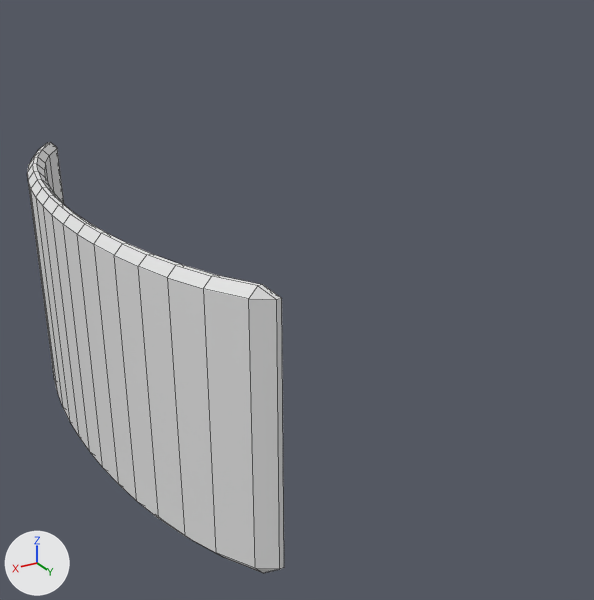
A saved change to the Blender file BlenderFIles/shield.blend.
One viewpoint serves both versions: a camera (50 mm lens) standing at (1.16, 3.99, 1.87) and looking at (-1.18, 0.1, -0.08). Arrows for +X, +Y and +Z are at lower left; the lights stay in place. Mesh edges are drawn as thin lines.

Before the edit, the objects in view are built like this:
```python
me_cube_001 = bpy.data.meshes.new('Cube.001')
me_cube_001.from_pydata(...)  # 144 vertices, 146 faces; spans x -0.27..0.18, y -1.5..1.5, z -0.69..0.69
ob_cube = bpy.data.objects.new('Cube', me_cube_001)
ob_cube.location = (0.0, 0.0, 0.0)
```
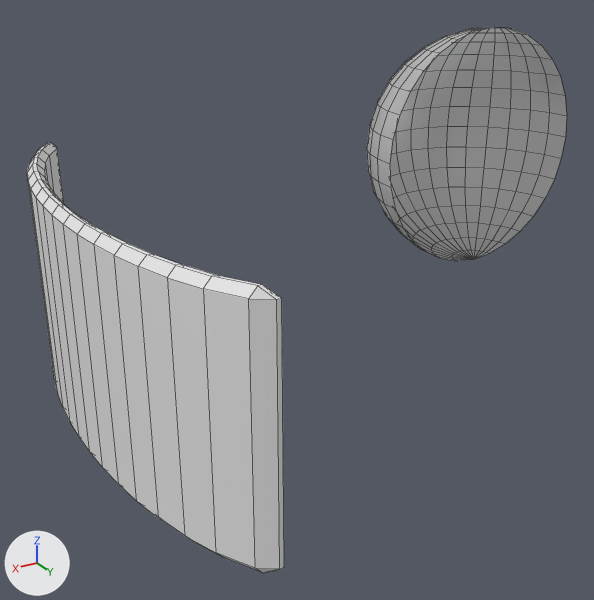
Where the change shows, as pixel boxes [x1, y1, x2, y2] in the pictures (594 x 600 px):
'SphereShield', added: after [367, 27, 567, 261]

What changed in the scene script:
```text
Add me_sphere_002:
    me_sphere_002.from_pydata(...)  # 514 vertices, 512 faces; spans x 0.0..1.0, y -1.0..1.0, z -1.0..1.0
    me_sphere_002.polygons.foreach_set('use_smooth', [True] * 512)
Add ob_sphereshield:
    ob_sphereshield = bpy.data.objects.new('SphereShield', me_sphere_002)
    ob_sphereshield.location = (-2.275, 0.412, 0.76)
    ob_sphereshield.rotation_euler = (0.0, 0.0, -1.571)  # degrees (0, 0, -90)
    ob_sphereshield.scale = (0.689, 0.689, 0.689)
```
